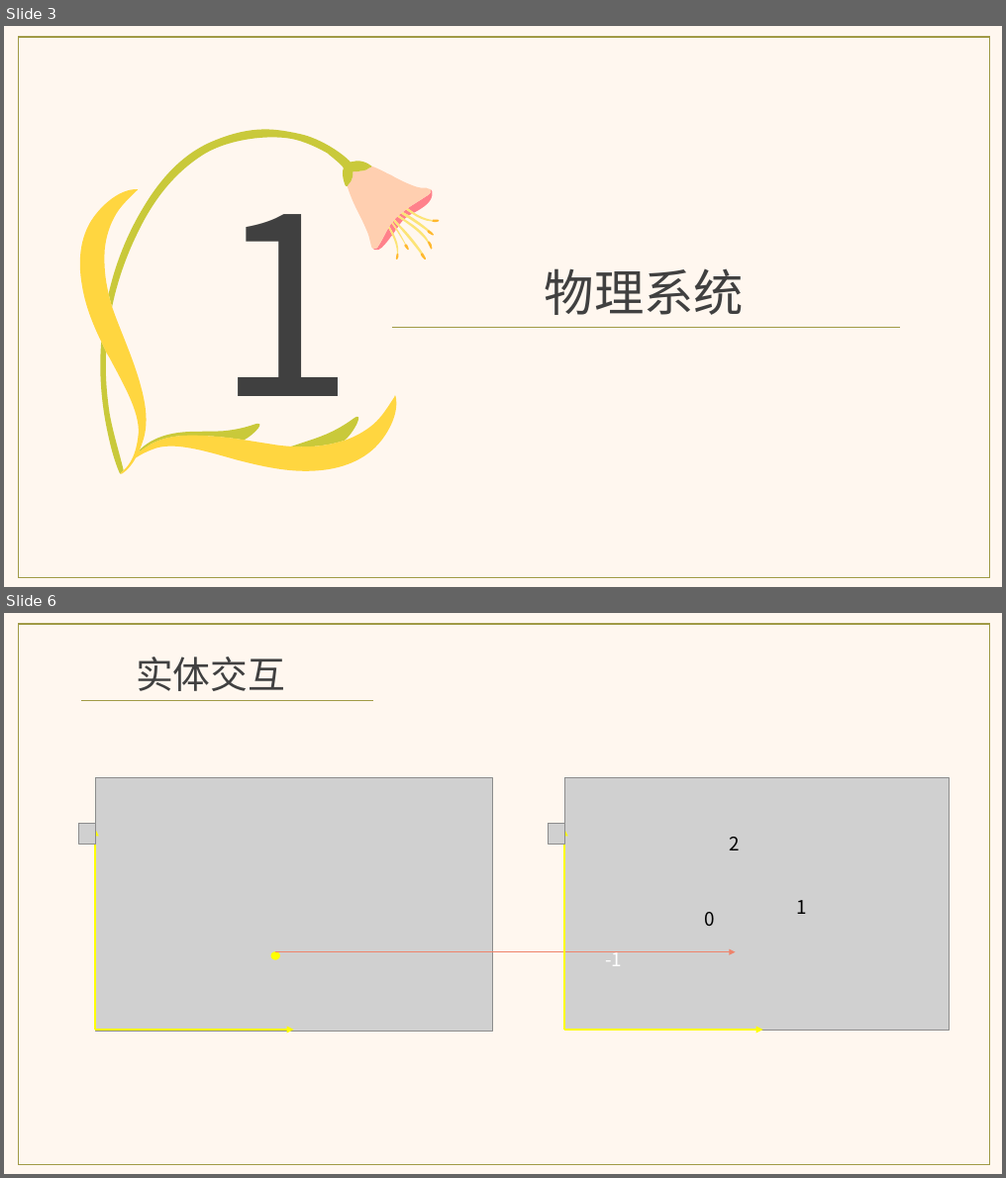
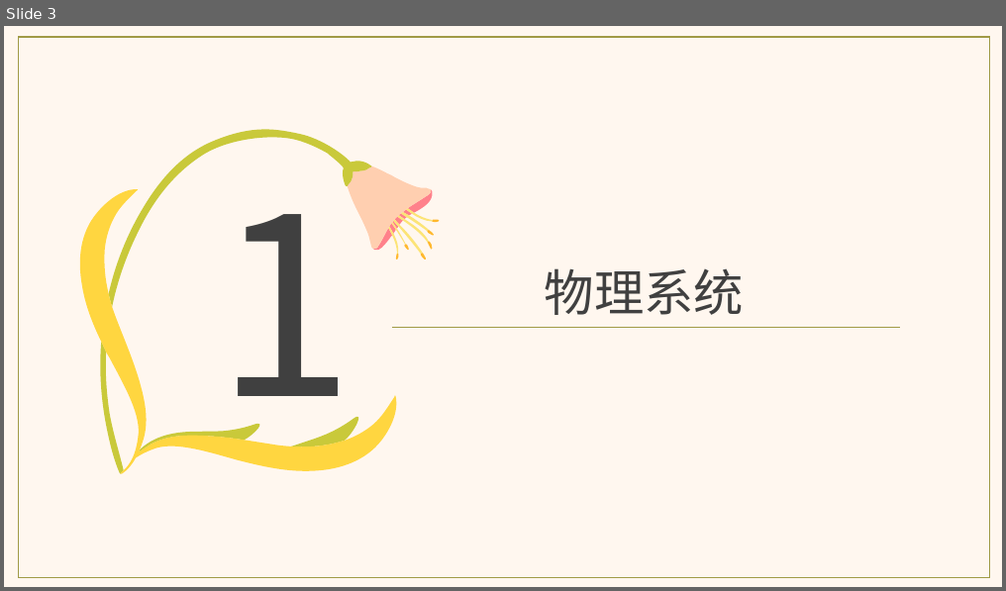
Before and after one commit to aliwanzi/SandTable, a slide deck: doc/从零开始写引擎之物理系统.pptx. Shown one above the other, each under a label of ours: slides 3 and 6 before the commit, slide 3 after it; the slides between them are not shown. The pictures are 1006x1178 and 1006x591 pixels, drawn with LibreOffice and Linux fonts; fonts in the diff are those of the drawing; grey boxes stand for pictures; background and template pictures are left out. Boxes give left, top, right and bottom in pixels: in the first picture for what was removed or moved away, otherwise in the second. Text is boxed around its words. In the diff, an @@ line names an element or a change of style, - is before the commit and + after.

```diff
--- a/doc/从零开始写引擎之物理系统.pptx
+++ b/doc/从零开始写引擎之物理系统.pptx
@@ slide 6 removed at [4, 613, 1002, 1174], background #FFF7EF @@
@@ rectangle removed at [18, 624, 990, 1164] @@
@@ text removed at [136, 657, 285, 691] @@
-实体交互
@@ line removed from (81, 700) to (373, 700) @@
@@ picture removed at [95, 777, 492, 1031] @@
@@ picture removed at [79, 823, 96, 845] @@
@@ arrow removed from (95, 1030) to (95, 830) @@
@@ picture removed at [548, 823, 565, 845] @@
@@ arrow removed from (564, 1030) to (564, 830) @@
@@ ellipse removed at [271, 953, 279, 959] @@
@@ arrow removed from (275, 953) to (736, 953) @@
@@ group removed at [564, 777, 949, 1030]: 4 texts, 1 picture @@
-0
-1
-2
--1
@@ arrow removed from (95, 1030) to (294, 1030) @@
@@ arrow removed from (564, 1030) to (763, 1030) @@
```
Also in this commit, not shown: 2 slides changed, 7 slides added, 8 other slides removed, 5 other files.
